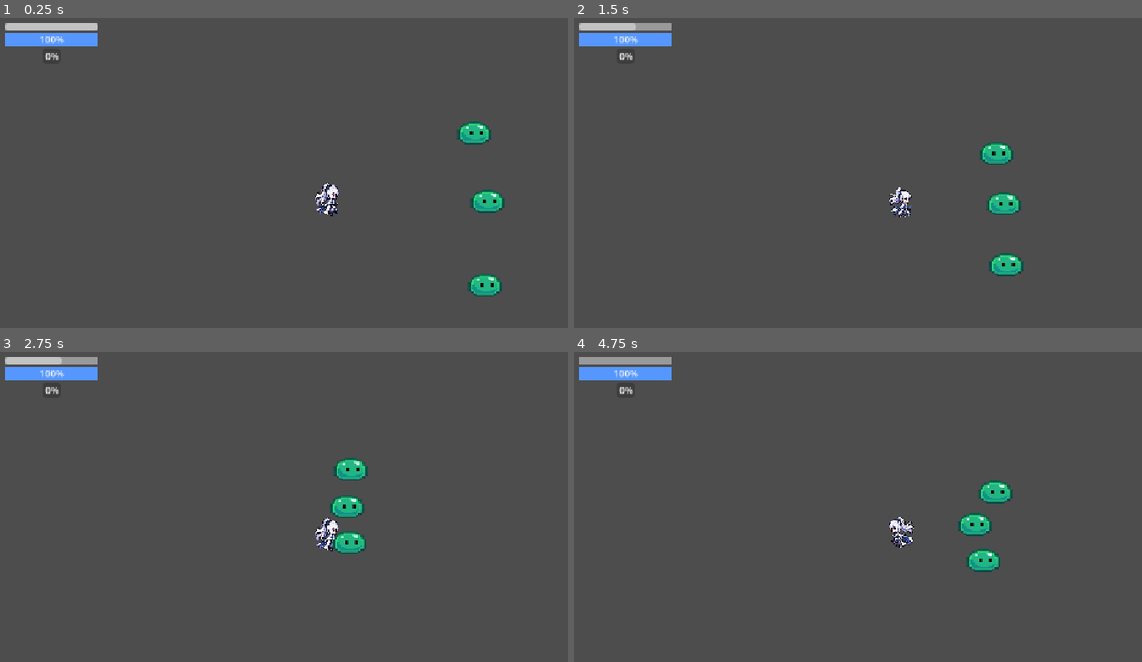
Above: before the commit, frames 1-4 (two rows, left to right).
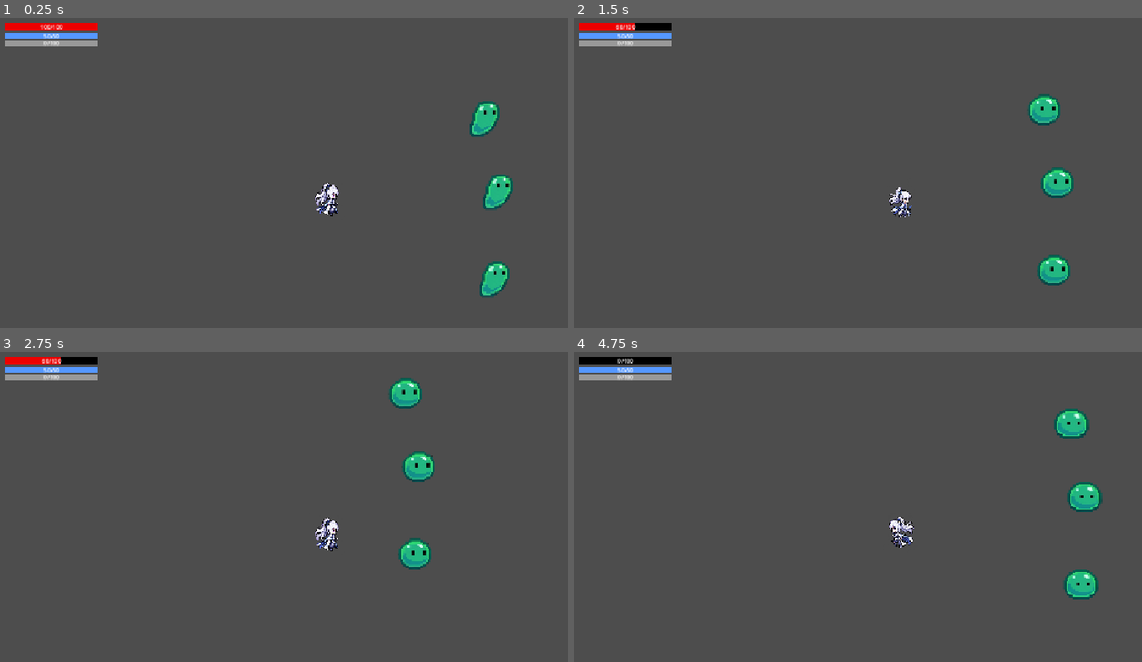
Above: after the commit, the same moments.

Repository: ThanksSon-Code/tutienPixel
Game: Godot game, scene res://world.tscn
Two runs of this game, one before a commit and one after it. Both use one fixed random seed, a clock stepped at 60 frames per second and the inputs below.
Inputs (mouse positions are in pixels of both pictures, inside the frame that each line leads up to):
- Up to frame 1 (0.25 s): no input
- Up to frame 2 (1.5 s): tap Enter at 0.5 s; move the mouse to (1045, 179) at 0.52 s; hold Right (ui_right) 0.53-1.28 s; tap H at 0.6, 1.35 s; click (1045, 179) at 0.67 s; move the mouse to (767, 216) at 1.27 s; hold Down (ui_down) from 1.28 s (still down)
- Up to frame 3 (2.75 s): move the mouse to (391, 451) at 2.02 s; release Down (ui_down) at 2.03 s; hold Right (ui_right) from 2.03 s (still down); tap J at 2.1 s; tap H at 2.3 s
- Up to frame 4 (4.75 s): move the mouse to (869, 609) at 2.77 s; release Right (ui_right) at 2.78 s; hold Up (ui_up) 2.78-3.53 s; tap K at 2.85 s; click (869, 609) at 2.92 s; tap H at 3.05, 3.8, 4.35 s; move the mouse to (1102, 587) at 3.52 s; hold Left (ui_left) from 3.53 s (still down); tap L at 3.6 s; move the mouse to (698, 476) at 4.27 s

The runs differ from the first frame. In frame 1, 2.6% of the frame differs, in the area x 0-91%, y 1-91%; in frame 2, 3.4%; in frame 3, 3.4%; in frame 4, 3.5%, in the area x 0-94%, y 1-80%.

Commit message:
enemy atk
ok

Diff:
--- a/enemy.gd
+++ b/enemy.gd
@@ -1,41 +1,142 @@
 extends CharacterBody2D
 
-@export var max_health: float = 50.0
-@export var speed: float = 60.0
-@export var exp_reward: float = 25.0
+# --- CHỈ SỐ SLIME ---
+@export var max_health: float = 40.0
+@export var speed: float = 55.0
+@export var damage: float = 12.0          # Sát thương cắn trúng người chơi
+@export var attack_cooldown: float = 0.8  # Giãn cách mỗi lần cắn (giây)
+@export var exp_reward: float = 30.0
 
-var current_health: float = 50.0
+# --- CỰ LY & TRẠNG THÁI AI ---
+@export var chase_range: float = 280.0    # Khoảng cách tối đa: vượt quá sẽ ngừng đuổi
+@export var heal_duration: float = 5.0    # Thời gian hồi đầy máu (giây)
+
+var current_health: float = 40.0
+var can_attack: bool = true
+var is_attacking: bool = false
+var is_aggro: bool = false                # Cờ trạng thái: Đã bị người chơi tấn công hay chưa
+var player_in_range: CharacterBody2D = null
 
 @onready var player: Node2D = get_tree().root.find_child("player", true, false)
+@onready var hitbox: Area2D = $Hitbox
+@onready var anim: AnimatedSprite2D = $AnimatedSprite2D
 
 func _ready() -> void:
 	motion_mode = CharacterBody2D.MOTION_MODE_FLOATING
 	current_health = max_health
+	add_to_group("Enemies")
 
-func _physics_process(_delta: float) -> void:
-	# Quái tự động đi lại gần người chơi
-	if player:
-		var direction = (player.global_position - global_position).normalized()
-		velocity = direction * speed
+	# Bắt đầu phát hoạt ảnh nhún nhảy mặc định
+	if anim:
+		anim.animation_finished.connect(_on_animation_finished)
+		anim.play("Slime")
+
+	# Kết nối vùng va chạm cắn
+	if hitbox:
+		hitbox.body_entered.connect(_on_hitbox_body_entered)
+		hitbox.body_exited.connect(_on_hitbox_body_exited)
+
+func _physics_process(delta: float) -> void:
+	# 1. Nếu đang phát động tác cắn (Slimeatk) thì đứng yên
+	if is_attacking:
+		velocity = Vector2.ZERO
 		move_and_slide()
+		return
 
-# Hàm nhận sát thương (được gọi khi kiếm khí hoặc đòn chém trúng)
+	# 2. Xử lý logic truy đuổi
+	if player and is_aggro:
+		var distance_to_player = global_position.distance_to(player.global_position)
+
+		# Nếu người chơi chạy ra quá xa -> Hủy truy đuổi
+		if distance_to_player > chase_range:
+			is_aggro = false
+			velocity = Vector2.ZERO
+			print("Người chơi đã chạy quá xa! Slime ngừng đuổi.")
+		else:
+			# Đang trong tầm truy đuổi -> Di chuyển lại gần
+			var direction = (player.global_position - global_position).normalized()
+			velocity = direction * speed
+
+			if anim:
+				if direction.x < 0:
+					anim.flip_h = true
+				elif direction.x > 0:
+					anim.flip_h = false
+	else:
+		# Chưa bị đánh hoặc người chơi đã bỏ chạy quá xa -> Đứng yên
+		velocity = Vector2.ZERO
+
+		# 3. Tự hồi phục toàn bộ máu trong 5 giây nếu chưa đầy máu
+		if current_health < max_health:
+			var regen_per_second = max_health / heal_duration
+			current_health = clamp(current_health + regen_per_second * delta, 0.0, max_health)
+
+	# Luôn giữ animation "Slime" nhún nhảy khi không bận tung chiêu
+	if anim and not is_attacking and anim.animation != "Slime":
+		anim.play("Slime")
+
+	move_and_slide()
+
+	# 4. Tấn công khi người chơi đứng trong tầm chạm
+	if player_in_range and can_attack:
+		_perform_attack()
+
+# Phát hiện Player bước vào vùng chạm
+func _on_hitbox_body_entered(body: Node) -> void:
+	if body.is_in_group("Player") or body.is_in_group("Players") or "player" in body.name.to_lower():
+		player_in_range = body as CharacterBody2D
+
+# Player chạy thoát ra ngoài
+func _on_hitbox_body_exited(body: Node) -> void:
+	if body == player_in_range:
+		player_in_range = null
+
+# Thực hiện đòn tấn công
+func _perform_attack() -> void:
+	can_attack = false
+	is_attacking = true
+
+	if anim and anim.sprite_frames.has_animation("Slimeatk"):
+		anim.play("Slimeatk")
+	else:
+		_deal_damage()
+
+# Kết thúc animation cắn -> trừ máu và trở lại trạng thái nhún nhảy
+func _on_animation_finished() -> void:
+	if anim.animation == "Slimeatk":
+		_deal_damage()
+		is_attacking = false
+		if anim.sprite_frames.has_animation("Slime"):
+			anim.play("Slime")
+
+# Trừ máu người chơi
+func _deal_damage() -> void:
+	if player_in_range and player_in_range.has_method("take_damage"):
+		player_in_range.take_damage(damage)
+		print("Slime cắn Player trừ: ", damage, " HP")
+
+	# Đếm thời gian hồi chiêu
+	await get_tree().create_timer(attack_cooldown).timeout
+	can_attack = true
+
+# Nhận sát thương khi bị người chơi chém hoặc bắn kiếm khí
 func take_damage(amount: float) -> void:
+	# Kích hoạt trạng thái truy đuổi ngay khi bị người chơi chủ động tấn công
+	is_aggro = true
+
 	current_health -= amount
-	print("Quái bị chém trúng! Máu còn: ", current_health)
+	print("Slime bị đánh! Máu còn: ", current_health)
 
-	# Hiệu ứng nháy đỏ khi bị trúng đòn
+	# Nháy đỏ báo hiệu trúng đòn
 	modulate = Color(1, 0.3, 0.3)
 	await get_tree().create_timer(0.1).timeout
 	modulate = Color(1, 1, 1)
 
-	# Nếu hết máu thì biến mất và cộng EXP cho Player
 	if current_health <= 0:
 		die()
 
 func die() -> void:
-	print("Quái đã bị tiêu diệt!")
-	# Thưởng kinh nghiệm nếu player có hàm nhận EXP
+	print("Slime đã bị tiêu diệt!")
 	if player and player.has_method("gain_exp"):
 		player.gain_exp(exp_reward)
 	queue_free()
--- a/enemy.tscn
+++ b/enemy.tscn
@@ -2,6 +2,7 @@
 
 [ext_resource type="Script" uid="uid://b365l03knl0bj" path="res://enemy.gd" id="1_4gyqm"]
 [ext_resource type="Texture2D" uid="uid://bv1f7aohwmf16" path="res://monster/slime.png" id="1_7k104"]
+[ext_resource type="Texture2D" uid="uid://cjlwl1xi173hv" path="res://monster/slimeatk2.png" id="3_qi2p4"]
 
 [sub_resource type="AtlasTexture" id="AtlasTexture_4gyqm"]
 atlas = ExtResource("1_7k104")
@@ -27,6 +28,30 @@
 atlas = ExtResource("1_7k104")
 region = Rect2(830, 0, 166, 173)
 
+[sub_resource type="AtlasTexture" id="AtlasTexture_hb8ge"]
+atlas = ExtResource("3_qi2p4")
+region = Rect2(0, 0, 166, 183)
+
+[sub_resource type="AtlasTexture" id="AtlasTexture_e1ltt"]
+atlas = ExtResource("3_qi2p4")
+region = Rect2(166, 0, 166, 183)
+
+[sub_resource type="AtlasTexture" id="AtlasTexture_dxifv"]
+atlas = ExtResource("3_qi2p4")
+region = Rect2(332, 0, 166, 183)
+
+[sub_resource type="AtlasTexture" id="AtlasTexture_pwjut"]
+atlas = ExtResource("3_qi2p4")
+region = Rect2(498, 0, 166, 183)
+
+[sub_resource type="AtlasTexture" id="AtlasTexture_n0g06"]
+atlas = ExtResource("3_qi2p4")
+region = Rect2(664, 0, 166, 183)
+
+[sub_resource type="AtlasTexture" id="AtlasTexture_ar8e5"]
+atlas = ExtResource("3_qi2p4")
+region = Rect2(830, 0, 166, 183)
+
 [sub_resource type="SpriteFrames" id="SpriteFrames_1bu8k"]
 animations = [{
 "frames": [{
@@ -51,20 +76,51 @@
 "loop": 1,
 "name": &"Slime",
 "speed": 10.0
+}, {
+"frames": [{
+"duration": 1.0,
+"texture": SubResource("AtlasTexture_hb8ge")
+}, {
+"duration": 1.0,
+"texture": SubResource("AtlasTexture_e1ltt")
+}, {
+"duration": 1.0,
+"texture": SubResource("AtlasTexture_dxifv")
+}, {
+"duration": 1.0,
+"texture": SubResource("AtlasTexture_pwjut")
+}, {
+"duration": 1.0,
+"texture": SubResource("AtlasTexture_n0g06")
+}, {
+"duration": 1.0,
+"texture": SubResource("AtlasTexture_ar8e5")
+}],
+"loop": 0,
+"name": &"Slimeatk",
+"speed": 10.0
 }]
 
 [sub_resource type="CapsuleShape2D" id="CapsuleShape2D_4gyqm"]
 radius = 32.0
 height = 64.0
 
+[sub_resource type="CircleShape2D" id="CircleShape2D_wvhbo"]
+radius = 48.0
+
 [node name="Enemy" type="CharacterBody2D" unique_id=1174805948 groups=["Enemies"]]
 script = ExtResource("1_4gyqm")
 
-[node name="AnimatedSprite2D" type="AnimatedSprite2D" parent="." unique_id=1011769856]
-position = Vector2(0, 0.03802579)
-scale = Vector2(0.57339174, 0.45130667)
+[node name="AnimatedSprite2D" type="AnimatedSprite2D" parent="." unique_id=1011769856 groups=["Enemies"]]
+position = Vector2(1.0000005, -3.8146973e-06)
+scale = Vector2(0.5859182, 0.5362766)
 sprite_frames = SubResource("SpriteFrames_1bu8k")
 animation = &"Slime"
 
 [node name="CollisionShape2D" type="CollisionShape2D" parent="." unique_id=1596452244]
 shape = SubResource("CapsuleShape2D_4gyqm")
+
+[node name="Hitbox" type="Area2D" parent="." unique_id=1648677787]
+
+[node name="CollisionShape2D" type="CollisionShape2D" parent="Hitbox" unique_id=681327781 groups=["Enemies"]]
+shape = SubResource("CircleShape2D_wvhbo")
--- a/hud.gd
+++ b/hud.gd
@@ -1,33 +1,57 @@
 extends CanvasLayer
 
-# Tham chiếu đúng 3 node chữ thường trong VBoxContainer
+# Tham chiếu các thanh ProgressBar
 @onready var health_bar: ProgressBar = $VBoxContainer/health
 @onready var mana_bar: ProgressBar = $VBoxContainer/mana
 @onready var exp_bar: ProgressBar = $VBoxContainer/exp
 
+# Tham chiếu các nhãn chữ hiển thị chỉ số
+@onready var hp_text: Label = $VBoxContainer/health/hp_text
+@onready var mana_text: Label = $VBoxContainer/mana/mana_text
+@onready var exp_text: Label = $VBoxContainer/exp/exp_text
+
 func _ready() -> void:
-	# Khởi tạo giá trị ban đầu phòng khi chưa có tín hiệu từ player
+	# Khởi tạo giá trị mặc định cho Máu
 	if health_bar:
 		health_bar.max_value = 100.0
 		health_bar.value = 100.0
+	if hp_text:
+		hp_text.text = "100/100"
+
+	# Khởi tạo giá trị mặc định cho Mana
 	if mana_bar:
 		mana_bar.max_value = 50.0
 		mana_bar.value = 50.0
+	if mana_text:
+		mana_text.text = "50/50"
+
+	# Khởi tạo giá trị mặc định cho EXP
 	if exp_bar:
 		exp_bar.max_value = 100.0
 		exp_bar.value = 0.0
+	if exp_text:
+		exp_text.text = "0/100"
 
+# Cập nhật thanh Máu và số Máu
 func update_health(current: float, maximum: float) -> void:
 	if health_bar:
 		health_bar.max_value = maximum
 		health_bar.value = current
+	if hp_text:
+		hp_text.text = str(int(current)) + "/" + str(int(maximum))
 
+# Cập nhật thanh Mana và số Mana
 func update_mana(current: float, maximum: float) -> void:
 	if mana_bar:
 		mana_bar.max_value = maximum
 		mana_bar.value = current
+	if mana_text:
+		mana_text.text = str(int(current)) + "/" + str(int(maximum))
 
+# Cập nhật thanh EXP và số EXP
 func update_exp(current: float, maximum: float) -> void:
 	if exp_bar:
 		exp_bar.max_value = maximum
 		exp_bar.value = current
+	if exp_text:
+		exp_text.text = str(int(current)) + "/" + str(int(maximum))
--- a/hud.tscn
+++ b/hud.tscn
@@ -2,13 +2,22 @@
 
 [ext_resource type="Script" uid="uid://bpxsffiu4qe0r" path="res://hud.gd" id="1_37p78"]
 
-[sub_resource type="StyleBoxFlat" id="StyleBoxFlat_wvhbo"]
+[sub_resource type="StyleBoxFlat" id="StyleBoxFlat_2hs0m"]
+bg_color = Color(0, 0, 0, 1)
+
+[sub_resource type="StyleBoxFlat" id="StyleBoxFlat_1jxqw"]
+bg_color = Color(0.92629945, 2.7193873e-06, 3.85046e-07, 1)
 
 [sub_resource type="StyleBoxFlat" id="StyleBoxFlat_8sq4i"]
 bg_color = Color(0, 0, 0, 1)
 
 [sub_resource type="StyleBoxFlat" id="StyleBoxFlat_37p78"]
 bg_color = Color(0.33269837, 0.5936671, 1, 1)
+
+[sub_resource type="StyleBoxFlat" id="StyleBoxFlat_ibjym"]
+
+[sub_resource type="StyleBoxFlat" id="StyleBoxFlat_xeyld"]
+bg_color = Color(1, 1, 1, 1)
 
 [node name="HUD" type="CanvasLayer" unique_id=1393481657]
 script = ExtResource("1_37p78")
@@ -25,19 +34,57 @@
 layout_mode = 2
 theme_override_colors/font_color = Color(0.9492286, 0, 0.0635482, 1)
 theme_override_colors/font_outline_color = Color(1, 0, 0, 1)
-theme_override_styles/background = SubResource("StyleBoxFlat_wvhbo")
+theme_override_styles/background = SubResource("StyleBoxFlat_2hs0m")
+theme_override_styles/fill = SubResource("StyleBoxFlat_1jxqw")
 value = 100.0
 show_percentage = false
+
+[node name="hp_text" type="Label" parent="VBoxContainer/health" unique_id=619172580]
+layout_mode = 1
+anchors_preset = 15
+anchor_right = 1.0
+anchor_bottom = 1.0
+grow_horizontal = 2
+grow_vertical = 2
+theme_override_font_sizes/font_size = 10
+horizontal_alignment = 1
+vertical_alignment = 1
 
 [node name="mana" type="ProgressBar" parent="VBoxContainer" unique_id=1062140971]
 custom_minimum_size = Vector2(100, 10)
 layout_mode = 2
+theme_override_font_sizes/font_size = 10
 theme_override_styles/background = SubResource("StyleBoxFlat_8sq4i")
 theme_override_styles/fill = SubResource("StyleBoxFlat_37p78")
 max_value = 50.0
 value = 50.0
+show_percentage = false
+
+[node name="mana_text" type="Label" parent="VBoxContainer/mana" unique_id=1726977004]
+layout_mode = 1
+anchors_preset = 15
+anchor_right = 1.0
+anchor_bottom = 1.0
+grow_horizontal = 2
+grow_vertical = 2
+theme_override_font_sizes/font_size = 10
+horizontal_alignment = 1
+vertical_alignment = 1
 
 [node name="exp" type="ProgressBar" parent="VBoxContainer" unique_id=411007608]
 custom_minimum_size = Vector2(30, 10)
 layout_mode = 2
-size_flags_horizontal = 4
+theme_override_styles/background = SubResource("StyleBoxFlat_ibjym")
+theme_override_styles/fill = SubResource("StyleBoxFlat_xeyld")
+show_percentage = false
+
+[node name="exp_text" type="Label" parent="VBoxContainer/exp" unique_id=1773550027]
+layout_mode = 1
+anchors_preset = 15
+anchor_right = 1.0
+anchor_bottom = 1.0
+grow_horizontal = 2
+grow_vertical = 2
+theme_override_font_sizes/font_size = 10
+horizontal_alignment = 1
+vertical_alignment = 1
--- a/player.gd
+++ b/player.gd
@@ -9,6 +9,7 @@
 @export var shoot_mana_cost: float = 10.0
 @export var melee_mana_cost: float = 0.0     # Chém thường (để 0.0 nếu không tốn mana)
 @export var mana_regen_rate: float = 5.0     # Tự hồi phục 5 điểm Mana mỗi giây
+@export var melee_damage: float = 35.0       # Sát thương đòn chém thường
 
 var current_health: float = 100.0
 var current_mana: float = 50.0
@@ -17,19 +18,31 @@
 # Nạp sẵn scene kiếm khí
 const SWORD_BEAM_SCENE = preload("res://sword_beam.tscn")
 
+# Tham chiếu tới vùng va chạm cận chiến
+@onready var melee_hitbox: Area2D = $MeleeHitbox
+@onready var melee_collision: CollisionShape2D = $MeleeHitbox/CollisionShape2D
+
 # Node con và tham chiếu giao diện
 @onready var anim: AnimatedSprite2D = $AnimatedSprite2D
 @onready var hud: CanvasLayer = get_tree().root.find_child("HUD", true, false)
 
 var is_attacking: bool = false
 
+
 func _ready() -> void:
 	motion_mode = CharacterBody2D.MOTION_MODE_FLOATING
-
+	add_to_group("Player")
 	if anim:
 		anim.animation_finished.connect(_on_animation_finished)
 
-	# Đồng bộ toàn bộ chỉ số lên HUD ngay khi vào game
+	# Mặc định tắt vùng va chạm chém khi vừa vào game
+	if melee_collision:
+		melee_collision.set_deferred("disabled", true)
+
+	# Bắt sự kiện khi vùng chém quét trúng vật thể
+	if melee_hitbox:
+		melee_hitbox.body_entered.connect(_on_melee_hitbox_body_entered)
+
 	_cap_nhat_toan_bo_hud()
 
 func _physics_process(delta: float) -> void:
@@ -91,12 +104,19 @@
 	is_attacking = true
 	velocity = Vector2.ZERO
 
-	# Quay mặt theo vị trí chuột khi chém
+	# Hướng mặt theo con trỏ chuột
 	var mouse_pos = get_global_mouse_position()
 	var attack_direction = (mouse_pos - global_position).normalized()
+
 	if anim:
 		anim.flip_h = (attack_direction.x < 0)
 		anim.play("melee")
+
+	# Xoay vùng chém theo hướng chuột và bật va chạm
+	if melee_hitbox:
+		melee_hitbox.rotation = attack_direction.angle()
+	if melee_collision:
+		melee_collision.set_deferred("disabled", false)
 
 # --- ĐÒN BẮN KIẾM KHÍ TẦM XA (CHUỘT PHẢI) ---
 func _shoot_sword_beam() -> void:
@@ -124,12 +144,22 @@
 
 	get_parent().add_child(beam)
 
-# Mở lại cờ di chuyển khi hoàn tất animation chém hoặc bắn
+# Xử lý khi hoàn tất animation chém hoặc bắn
 func _on_animation_finished() -> void:
 	if anim.animation == "melee" or anim.animation == "shoot":
 		is_attacking = false
+		# Tắt vùng va chạm cận chiến sau khi vung kiếm xong
+		if melee_collision:
+			melee_collision.set_deferred("disabled", true)
 
-# --- HỆ THỐNG QUẢN LÝ MÁU, MANA, HUD ---
+# Xử lý khi kiếm chạm trúng quái
+func _on_melee_hitbox_body_entered(body: Node2D) -> void:
+	if body.is_in_group("Enemies"):
+		print("Chém cận chiến trúng: ", body.name)
+		if body.has_method("take_damage"):
+			body.take_damage(melee_damage)
+
+# --- HỆ THỐNG QUẢN LÝ MÁU, MANA, EXP & HUD ---
 func _cap_nhat_toan_bo_hud() -> void:
 	if hud:
 		hud.update_health(current_health, max_health)
@@ -155,3 +185,9 @@
 	current_mana = clamp(current_mana + amount, 0.0, max_mana)
 	if hud:
 		hud.update_mana(current_mana, max_mana)
+
+func gain_exp(amount: float) -> void:
+	current_exp += amount
+	print("Nhận EXP: +", amount, " (Tổng: ", current_exp, "/", max_exp, ")")
+	if hud:
+		hud.update_exp(current_exp, max_exp)
--- a/player.tscn
+++ b/player.tscn
@@ -163,12 +163,12 @@
 }]
 
 [sub_resource type="RectangleShape2D" id="RectangleShape2D_wvhbo"]
-size = Vector2(21, 37)
+size = Vector2(43, 56)
 
 [sub_resource type="CircleShape2D" id="CircleShape2D_1bu8k"]
-radius = 51.088158
+radius = 54.00926
 
-[node name="player" type="CharacterBody2D" unique_id=225024994]
+[node name="player" type="CharacterBody2D" unique_id=225024994 groups=["Player"]]
 motion_mode = 1
 script = ExtResource("1_4flbx")
 
@@ -180,7 +180,7 @@
 speed_scale = 0.5
 
 [node name="CollisionShape2D" type="CollisionShape2D" parent="." unique_id=1786071230]
-position = Vector2(-1, 2)
+position = Vector2(1.5, 2)
 shape = SubResource("RectangleShape2D_wvhbo")
 
 [node name="Camera2D" type="Camera2D" parent="." unique_id=1065815823]
@@ -188,5 +188,6 @@
 [node name="MeleeHitbox" type="Area2D" parent="." unique_id=1830712835]
 
 [node name="CollisionShape2D" type="CollisionShape2D" parent="MeleeHitbox" unique_id=473977390]
-position = Vector2(1, 1)
+position = Vector2(13, 1)
 shape = SubResource("CircleShape2D_1bu8k")
+disabled = true
Binary file added: monster/slimeatk.png
Not shown, added: monster/slimeatk.png.import
Binary file added: monster/slimeatk2.png
Not shown, added: monster/slimeatk2.png.import
